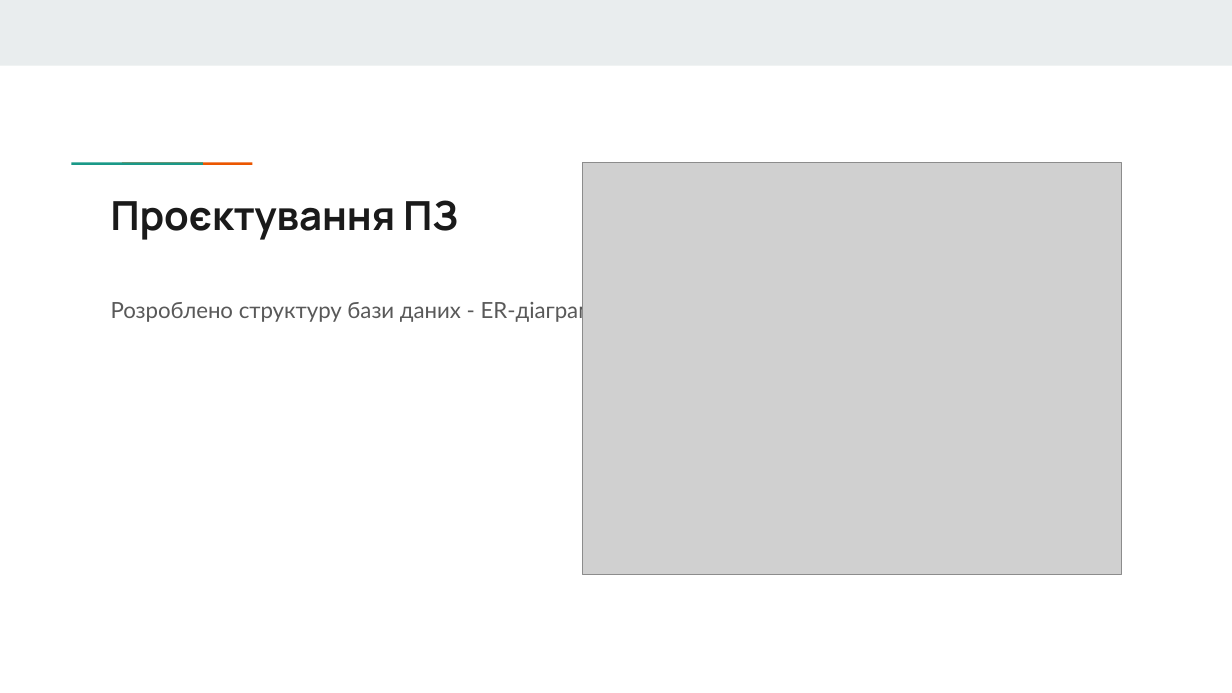
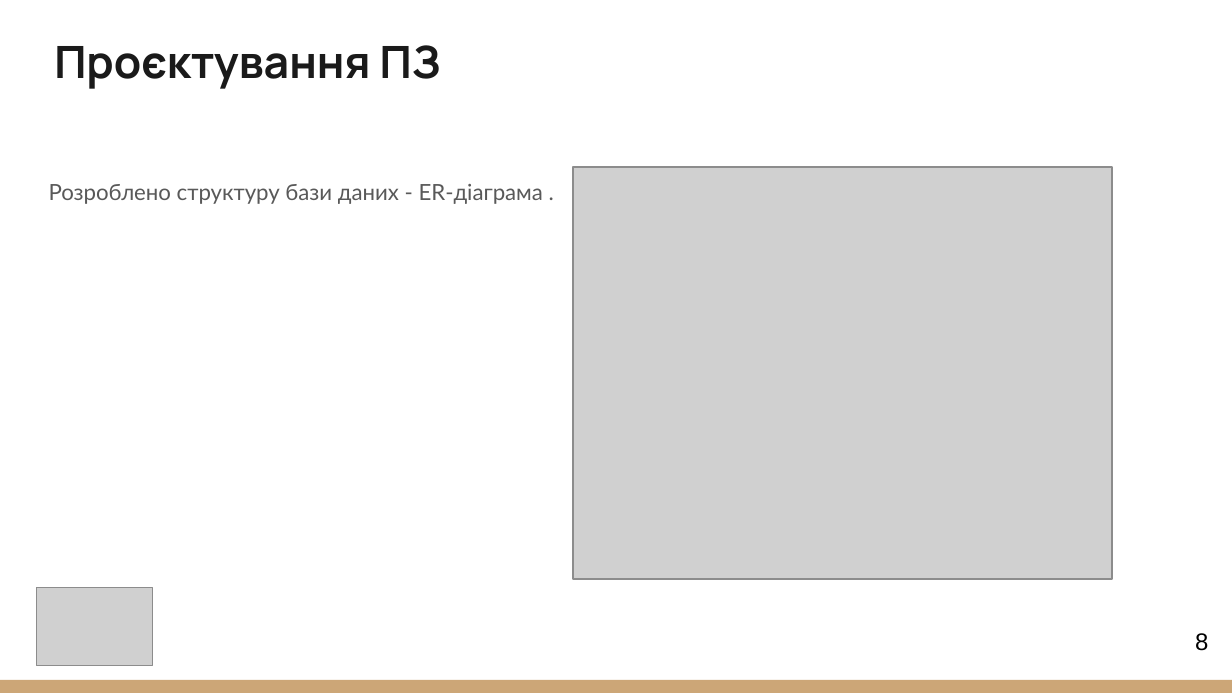
Before and after one commit to NureBalytskyiIhor/CPP, a slide deck: slide 8 of 2025_Б_ККП_ПЗПІ-22-4_Балицький_І_О/2025_Б_ККП_ПЗПІ-22-4_Балицький_І_О.pptx. Drawn at 1232x693 pixels with LibreOffice and Linux fonts; fonts in the diff are those of the drawing; grey boxes stand for pictures. Boxes give left, top, right and bottom in pixels: in the first picture for what was removed or moved away, otherwise in the second. Text is boxed around its words. In the diff, an @@ line names an element or a change of style, - is before the commit and + after.

```diff
--- a/2025_Б_ККП_ПЗПІ-22-4_Балицький_І_О/2025_Б_ККП_ПЗПІ-22-4_Балицький_І_О.pptx
+++ b/2025_Б_ККП_ПЗПІ-22-4_Балицький_І_О/2025_Б_ККП_ПЗПІ-22-4_Балицький_І_О.pptx
@@ rectangle removed at <box>0,0,1232,65</box> @@
@@ title "Проєктування ПЗ": place and size @@
-title "Проєктування ПЗ" at <box>111,200,458,240</box>
+title "Проєктування ПЗ" at <box>54,45,441,89</box>
@@ title "Проєктування ПЗ" at <box>54,45,441,89</box>: size 23.4 to 26 pt; vertical alignment top to bottom @@
@@ text "Розроблено структуру бази даних - ..." rewrapped from <box>111,299,605,324</box> to <box>49,184,543,204</box> @@
@@ rectangle removed at <box>112,160,163,166</box> @@
@@ rectangle removed at <box>161,160,212,166</box> @@
@@ picture: place and size @@
-picture at <box>583,163,1122,574</box>
+picture at <box>573,168,1112,579</box>
@@ picture added at <box>36,588,152,667</box> @@
@@ page number added at <box>1195,633,1208,651</box>, 14 pt, text #000000 @@
+8
@@ rectangle added at <box>0,680,1232,693</box>, fill #CCA677 @@
```
Also in this commit, not shown: 21 other slides changed, 2 other files.
